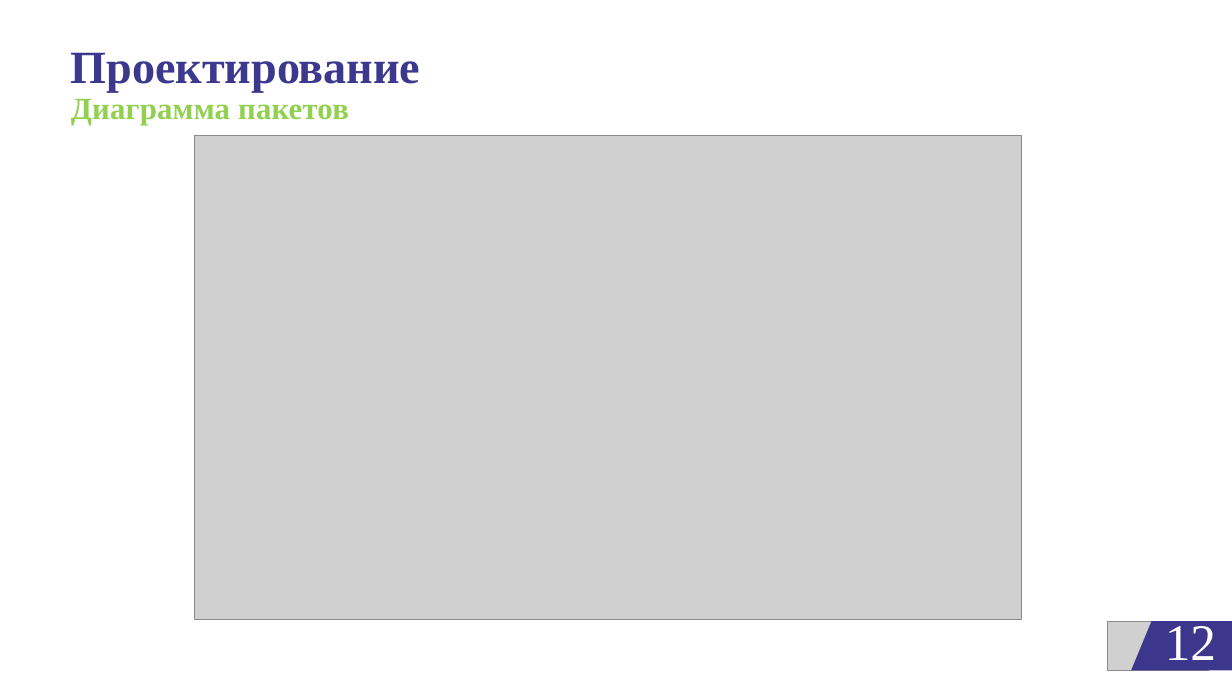
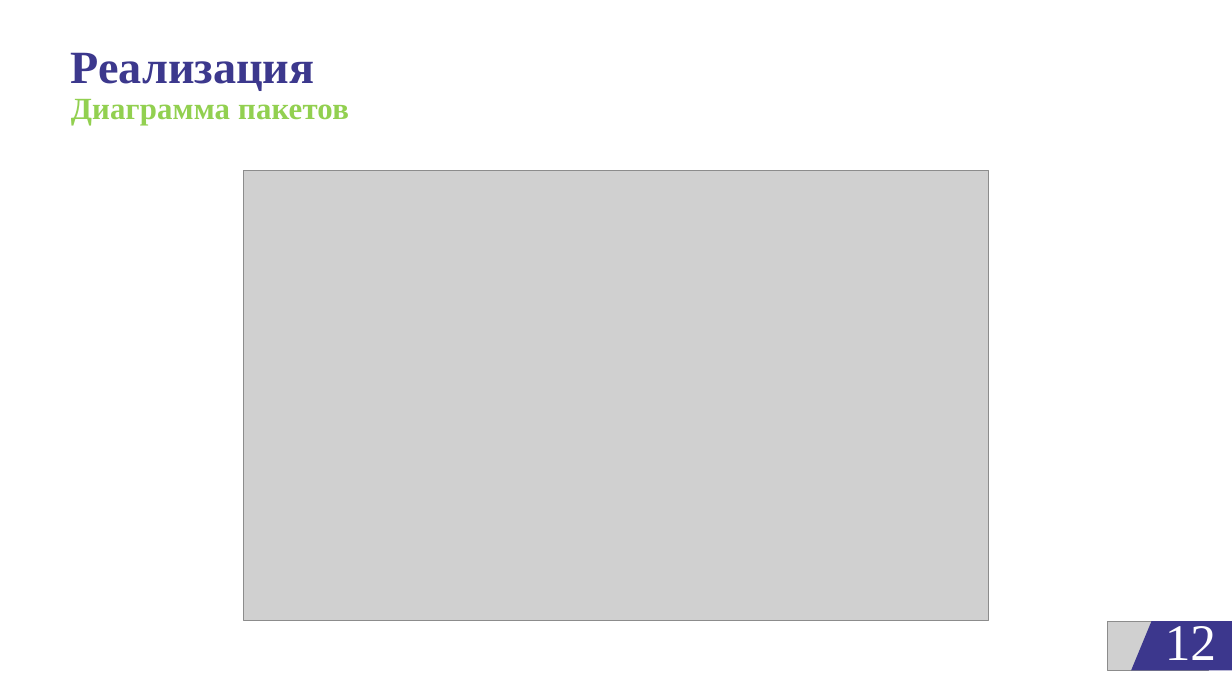
Before and after one commit to egorbeckish/Baccalaureate, a slide deck: slide 12 of 4 FOURTH COURSE/Semester 8/ДИПЛОМ/Отчеты/Презентация_Бекиш Е.П. 2025.pptx. Drawn at 1232x693 pixels with LibreOffice and Linux fonts; fonts in the diff are those of the drawing; grey boxes stand for pictures; background and template pictures are left out. Boxes give left, top, right and bottom in pixels: in the first picture for what was removed or moved away, otherwise in the second. Text is boxed around its words. In the diff, an @@ line names an element or a change of style, - is before the commit and + after.

```diff
--- a/4 FOURTH COURSE/Semester 8/ДИПЛОМ/Отчеты/Презентация_Бекиш Е.П. 2025.pptx
+++ b/4 FOURTH COURSE/Semester 8/ДИПЛОМ/Отчеты/Презентация_Бекиш Е.П. 2025.pptx
@@ title at (x1=71, y1=52, x2=349, y2=125): text changed @@
-Проектирование
-Диаграмма пакетов
+Реализация
+Диаграмма пакетов
@@ picture resized from (x1=195, y1=136, x2=1022, y2=620) to (x1=243, y1=170, x2=989, y2=620) @@
```
Also in this commit, not shown: 12 other slides changed, 3 slides removed, 12 other files.
